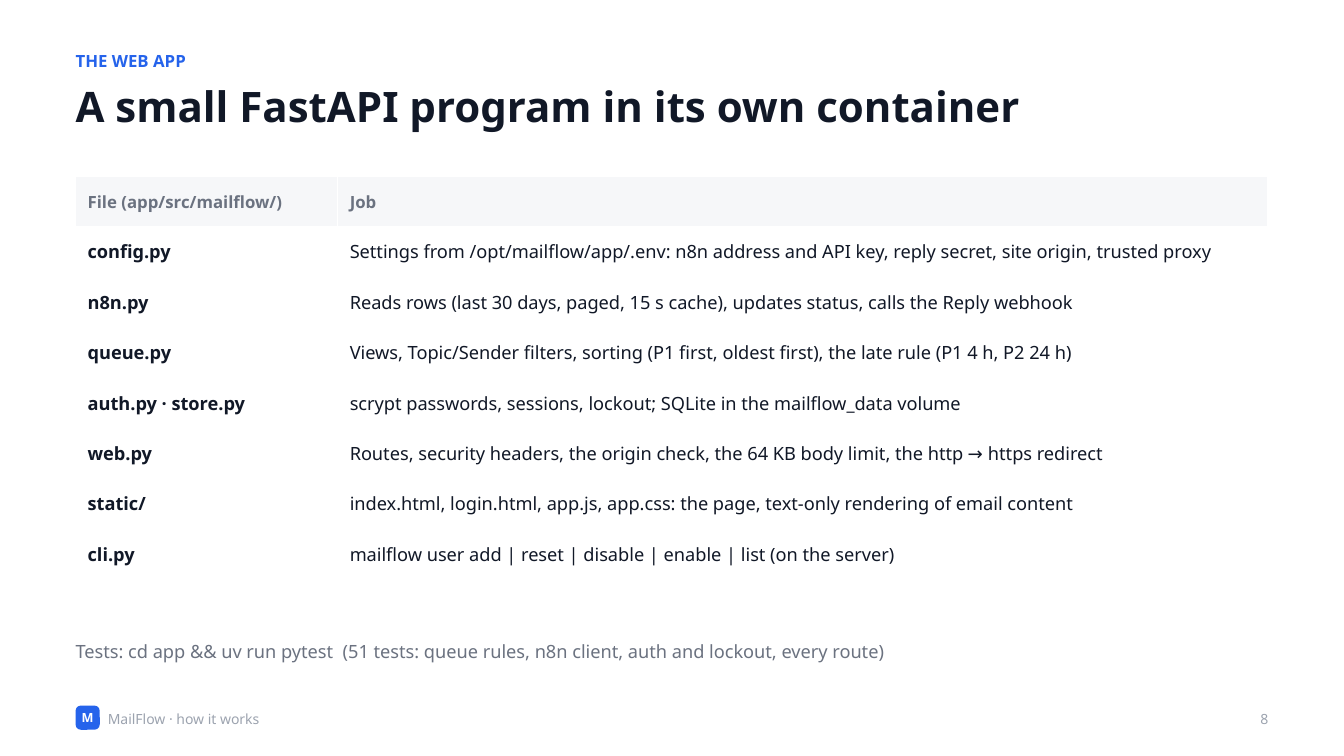
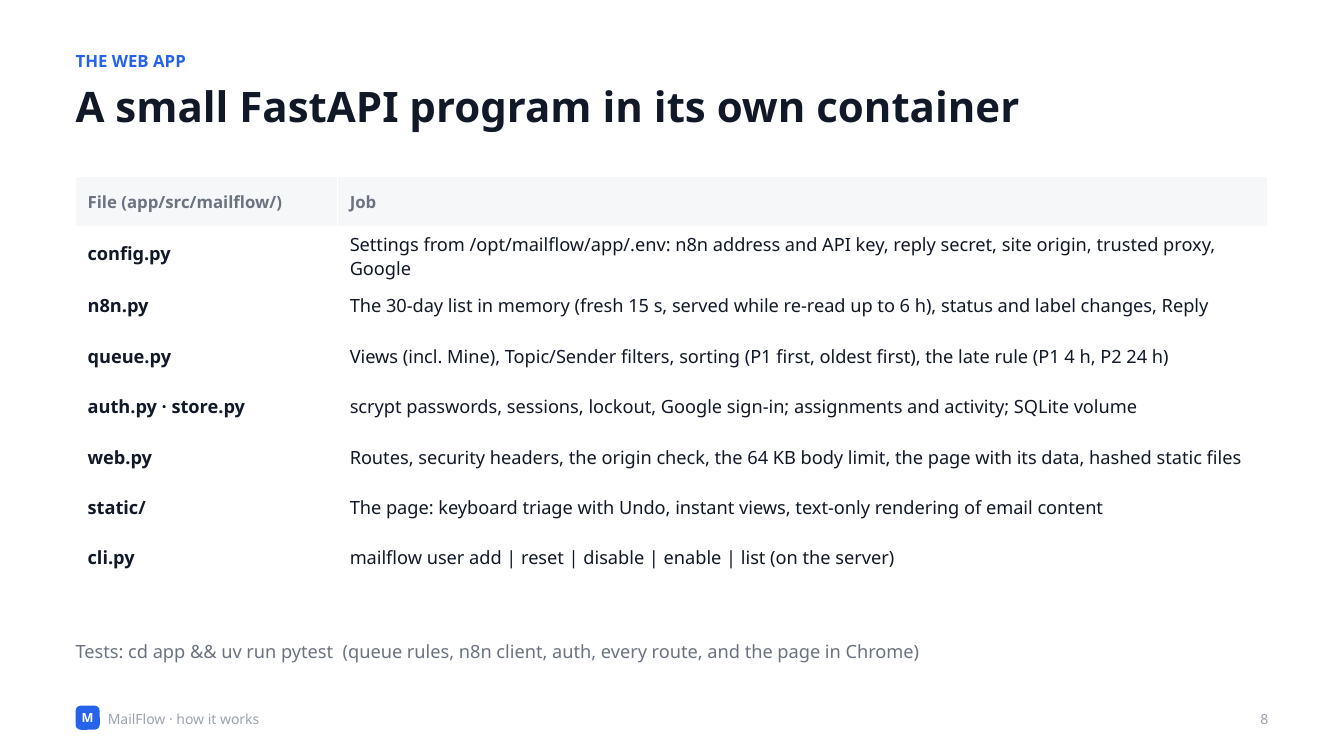
Before and after one commit to Olwethu-Dlamini/mailflow, a slide deck: slide 8 of deck/MailFlow-Technical.pptx. Drawn at 1344x756 pixels with LibreOffice and Linux fonts; fonts in the diff are those of the drawing. Boxes give left, top, right and bottom in pixels: in the first picture for what was removed or moved away, otherwise in the second. Text is boxed around its words. In the diff, an @@ line names an element or a change of style, - is before the commit and + after.

Commit message:
Retake the screenshots and rebuild both decks
- All app screenshots retaken on the current page (made-up emails); a new team-email.png.
- Client deck: the page slide describes the sidebar and Mine; a new 'Who's on it' slide (take,
  hand over, activity, correcting the AI); the phone slide matches the drawer.
- Technical deck: the web app and 'opening the page' slides describe the in-memory list, the
  page that carries its data, assignments, activity and the browser tests.

```diff
--- a/deck/MailFlow-Technical.pptx
+++ b/deck/MailFlow-Technical.pptx
@@ table at (x1=76, y1=176, x2=1268, y2=580) @@
-row 2, column 2: Settings from /opt/mailflow/app/.env: n8n address and API key, reply secret, site origin, trusted proxy
+row 2, column 2: Settings from /opt/mailflow/app/.env: n8n address and API key, reply secret, site origin, trusted proxy, Google
-row 3, column 2: Reads rows (last 30 days, paged, 15 s cache), updates status, calls the Reply webhook
+row 3, column 2: The 30-day list in memory (fresh 15 s, served while re-read up to 6 h), status and label changes, Reply
-row 4, column 2: Views, Topic/Sender filters, sorting (P1 first, oldest first), the late rule (P1 4 h, P2 24 h)
+row 4, column 2: Views (incl. Mine), Topic/Sender filters, sorting (P1 first, oldest first), the late rule (P1 4 h, P2 24 h)
-row 5, column 2: scrypt passwords, sessions, lockout; SQLite in the mailflow_data volume
+row 5, column 2: scrypt passwords, sessions, lockout, Google sign-in; assignments and activity; SQLite volume
-row 6, column 2: Routes, security headers, the origin check, the 64 KB body limit, the http → https redirect
+row 6, column 2: Routes, security headers, the origin check, the 64 KB body limit, the page with its data, hashed static files
-row 7, column 2: index.html, login.html, app.js, app.css: the page, text-only rendering of email content
+row 7, column 2: The page: keyboard triage with Undo, instant views, text-only rendering of email content
@@ text at (x1=76, y1=644, x2=920, y2=663): text changed @@
-Tests: cd app && uv run pytest (51 tests: queue rules, n8n client, auth and lockout, every route)
+Tests: cd app && uv run pytest (queue rules, n8n client, auth, every route, and the page in Chrome)
```
Also in this commit, not shown: 1 other slide changed, 13 other files.
